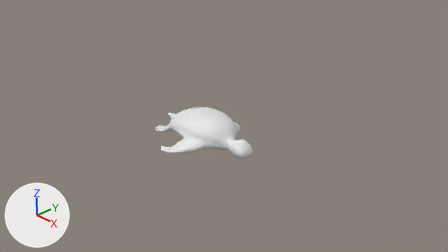
A saved change to the Blender file Assets/Resources/Models/turtlebody.blend.
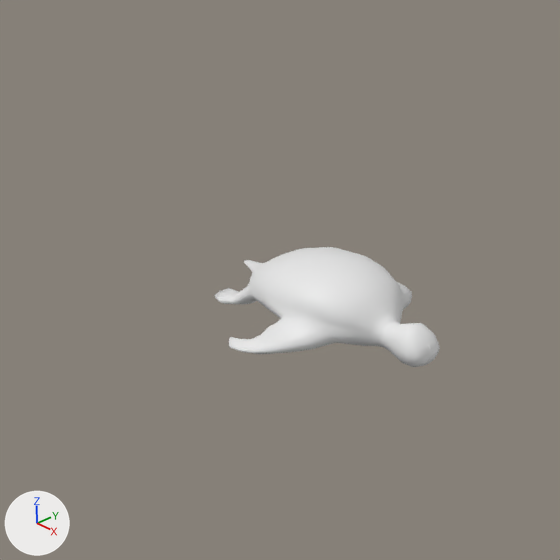
Each version appears first from the file's camera 'Camera', and next in a close-up on the part from 14% to 68% of the width and 0% to 96% of the height. Lighting does not change. The marker at lower left points along +X, +Y and +Z.

Script lines for the objects in view, before the commit:
```python
me_cylinder = bpy.data.meshes.new('Cylinder')
me_cylinder.from_pydata(...)  # 829 vertices, 881 faces; spans x -1.54..1.25, y 0.03..0.73, z -1.06..1.06
me_cylinder.polygons.foreach_set('use_smooth', [True] * 881)
ob_cylinder = bpy.data.objects.new('Cylinder', me_cylinder)
ob_cylinder.location = (0.0, 0.0, 0.0)
ob_cylinder.rotation_euler = (1.571, 0.0, 0.0)  # degrees (90, 0, 0)
```
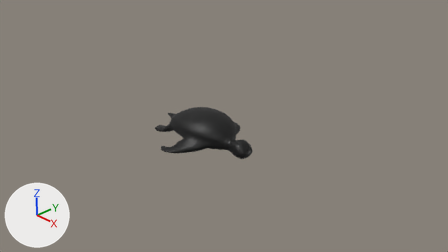
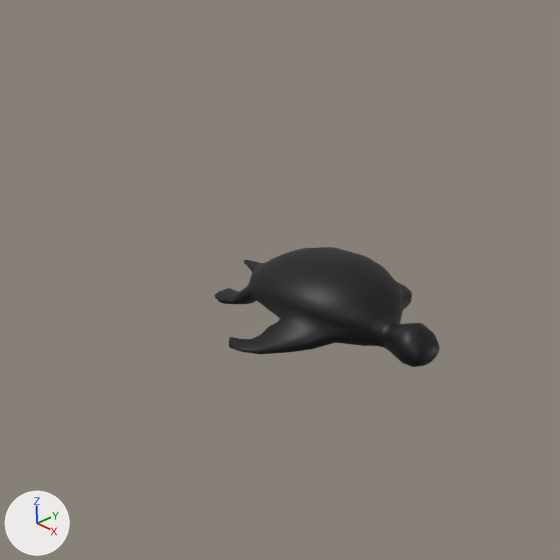
The newer file is also turned or shifted as a whole; pictures and numbers use the older file's frame.

Changed parts and their boxes [x1, y1, x2, y2] in the close-ups (560 x 560 px):
'Cylinder', recoloured (white to black)
    both: [214, 247, 440, 367]

The change, as a diff of the scene's bpy script:
```diff
--- a/Assets/Resources/Models/turtlebody.blend.py
+++ b/Assets/Resources/Models/turtlebody.blend.py
@@ img_untitled_001 @@
+img_untitled_001 = load_image('Untitled.001', '../Textures/turtlebodyalpha.png', 1024, 1024, 'sRGB')
@@ mat_untitled_001 @@
+mat_untitled_001 = principled_material('Untitled.001')
+mat_untitled_001.texture = img_untitled_001
@@ me_cylinder @@
 me_cylinder.from_pydata(...)  # 829 vertices, 881 faces; spans x -1.54..1.25, y 0.03..0.73, z -1.06..1.06
+me_cylinder.materials.append(mat_untitled_001)  # picture img_untitled_001
```
